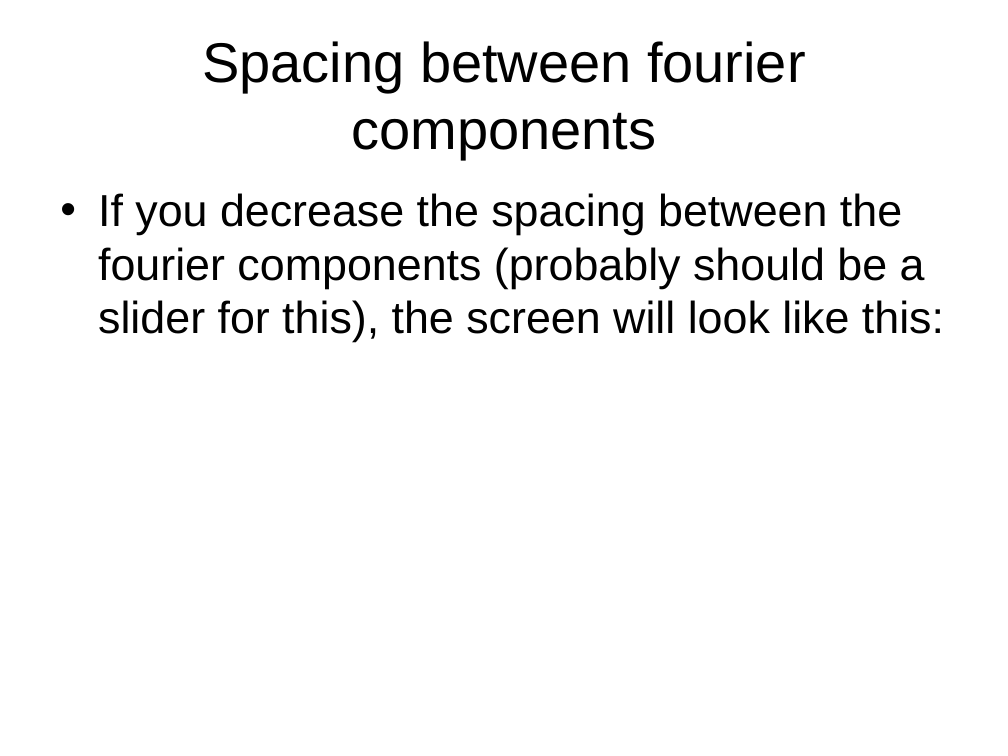
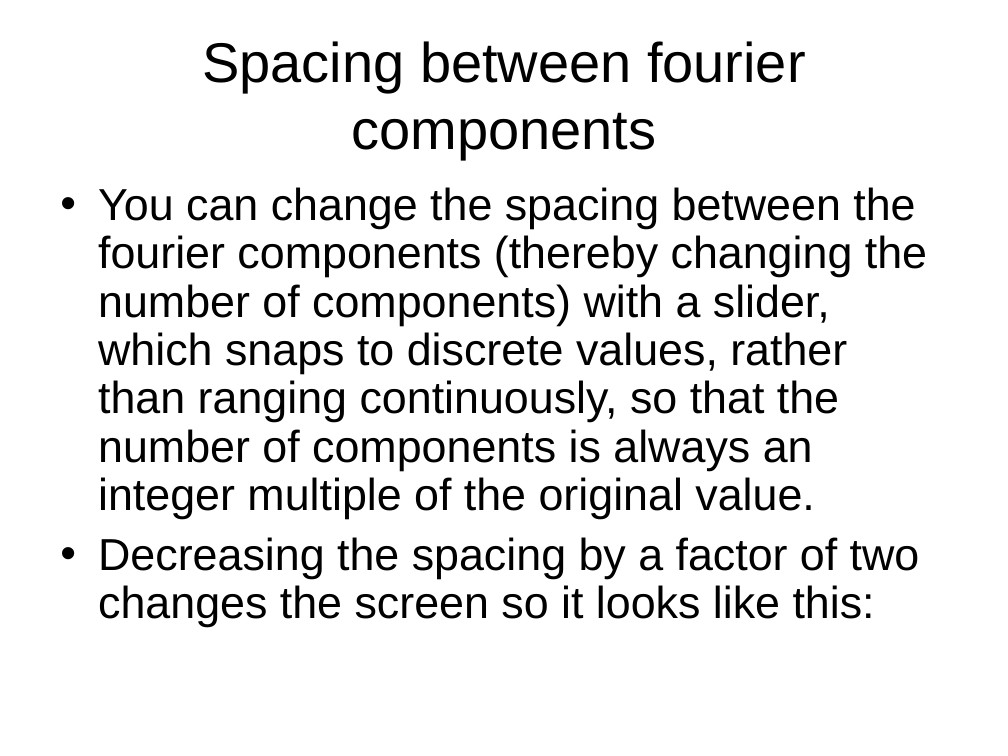
Before and after one commit to mleoking/PhET, a slide deck: slide 22 of fourier/doc/Fourier_Design_Outline.ppt (slide 12 before the commit). Drawn at 1008x756 pixels with LibreOffice and Linux fonts; fonts in the diff are those of the drawing. Boxes give left, top, right and bottom in pixels: in the first picture for what was removed or moved away, otherwise in the second. Text is boxed around its words. In the diff, an @@ line names an element or a change of style, - is before the commit and + after.

Commit message:
updated design from Sam McKagan, based on 5/4/2005 input from Fourier team

```diff
--- a/fourier/doc/Fourier_Design_Outline.ppt
+++ b/fourier/doc/Fourier_Design_Outline.ppt
@@ text at (98,187,927,627): text changed @@
-• If you decrease the spacing between the fourier components (probably should be a slider for this), the screen will look like this:
+• You can change the spacing between the fourier components (thereby changing the number of components) with a slider, which snaps to discrete values, rather than ranging continuously, so that the number of components is always an integer multiple of the original value.
+• Decreasing the spacing by a factor of two changes the screen so it looks like this:
```
Also in this commit, not shown: 10 other slides changed, 16 slides added, 6 slides removed.
